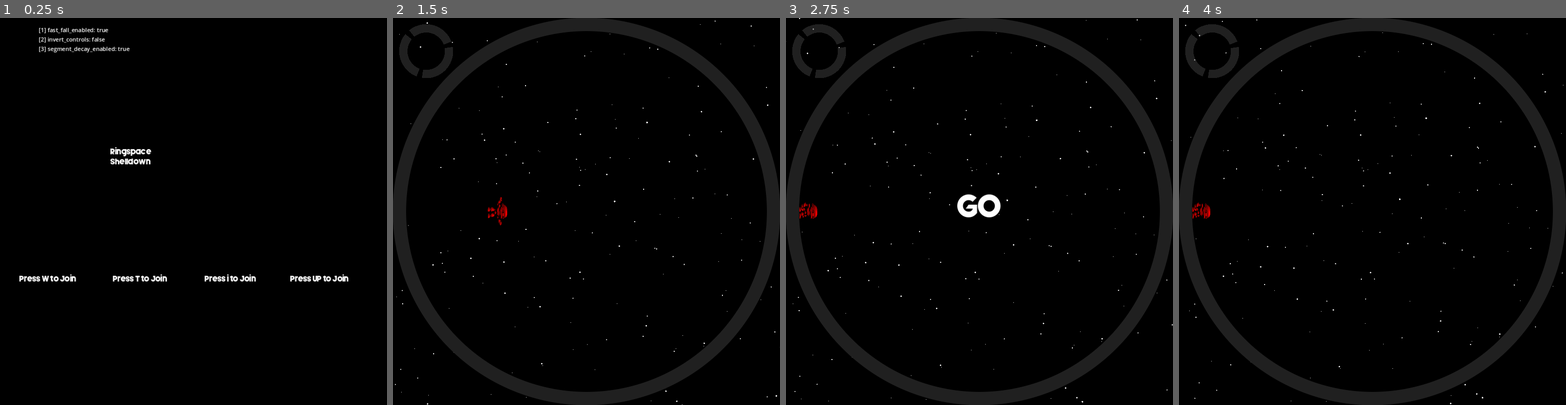
Above: before the commit, frames 1-4 (left to right).
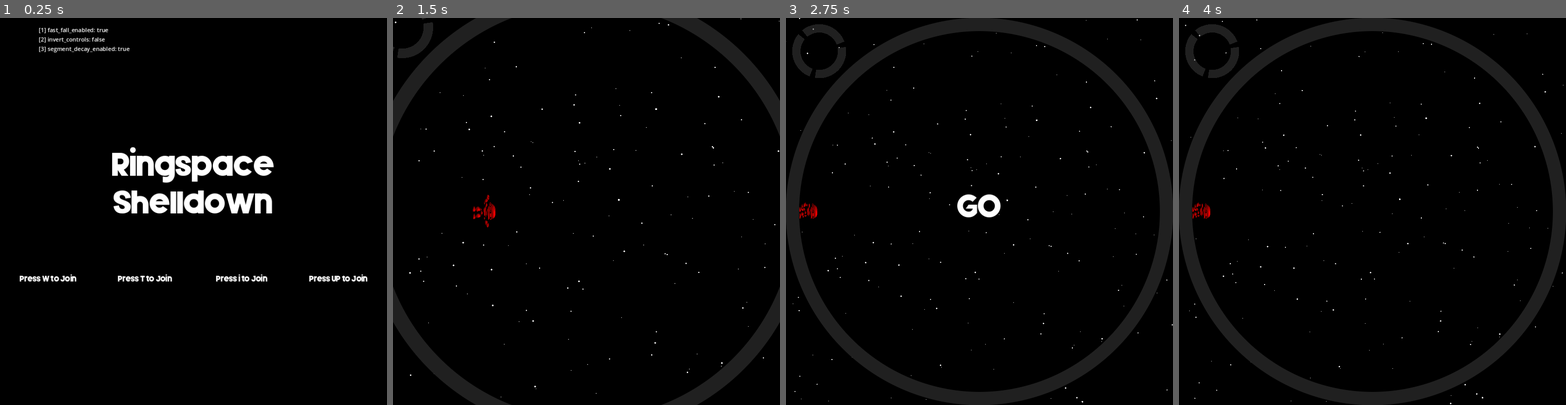
Above: after the commit, the same moments.

Repository: hwacha/ringspace_shelldown
Game: Godot game, scene res://scenes/opening_screen.tscn
The game is run twice, just before and just after one commit, with the same random seed, the same clock (stepped at 60 frames per second) and the same inputs.
Inputs:
- Up to frame 1 (0.25 s): no input
- Up to frame 2 (1.5 s): tap W at 0.5 s; tap Enter (ui_accept) at 0.6, 0.77, 1.07, 1.35 s
- Up to frame 3 (2.75 s): tap Enter (ui_accept) at 1.52, 1.82, 2.1 s
- Up to frame 4 (4 s): tap Enter (ui_accept) at 2.85, 3.02, 3.32, 3.6, 3.77 s

The runs differ from the first frame. In frame 1, 4.2% of the frame differs, in the area x 5-95%, y 33-69%; in frame 2, 17%, in the area x 0-100%, y 0-100%; in frame 3, less than 0.1%; in frame 4, nothing differs.

Commit message:
fix opening screen text alignment

Diff:
--- a/scenes/main.tscn
+++ b/scenes/main.tscn
@@ -20,7 +20,7 @@
 tracks/0/interp = 1
 tracks/0/loop_wrap = true
 tracks/0/keys = {
-"times": PackedFloat32Array(0, 0.8),
+"times": PackedFloat32Array(0, 1),
 "transitions": PackedFloat32Array(1, 1),
 "update": 0,
 "values": [Vector2(2, 2), Vector2(1, 1)]
--- a/scenes/opening_screen.tscn
+++ b/scenes/opening_screen.tscn
@@ -14,6 +14,14 @@
 cache/0/16/0/underline_thickness = 0.0
 cache/0/16/0/scale = 1.0
 cache/0/16/0/kerning_overrides/16/0 = Vector2(0, 0)
+cache/0/16/0/kerning_overrides/64/0 = Vector2(0, 0)
+cache/0/64/0/ascent = 0.0
+cache/0/64/0/descent = 0.0
+cache/0/64/0/underline_position = 0.0
+cache/0/64/0/underline_thickness = 0.0
+cache/0/64/0/scale = 1.0
+cache/0/64/0/kerning_overrides/16/0 = Vector2(0, 0)
+cache/0/64/0/kerning_overrides/64/0 = Vector2(0, 0)
 
 [sub_resource type="FontFile" id="2"]
 fallbacks = Array[Font]([ExtResource("3")])
@@ -43,103 +51,118 @@
 color = Color(0, 0, 0, 1)
 
 [node name="Title" type="RichTextLabel" parent="."]
-layout_mode = 0
-anchor_left = 0.285
+layout_mode = 1
+anchors_preset = -1
 anchor_top = 0.333
-anchor_right = 0.715
-anchor_bottom = 0.639
+anchor_right = 1.0
+anchor_bottom = 1.0
 theme_override_fonts/normal_font = SubResource("1")
-text = "Ringspace
-Shelldown"
+theme_override_font_sizes/normal_font_size = 64
+bbcode_enabled = true
+text = "[center]Ringspace
+Shelldown[/center]"
 scroll_active = false
 
 [node name="P1Unregistered" type="RichTextLabel" parent="."]
-layout_mode = 0
-anchor_left = 0.05
+layout_mode = 1
+anchors_preset = -1
 anchor_top = 0.662
-anchor_right = 0.3
+anchor_right = 0.25
 anchor_bottom = 0.722
 theme_override_fonts/normal_font = SubResource("2")
-text = "Press W to Join"
+bbcode_enabled = true
+text = "[center]Press W to Join[/center]"
 scroll_active = false
 
 [node name="P1Registered" type="RichTextLabel" parent="."]
 visible = false
 modulate = Color(1, 0, 0, 1)
-layout_mode = 0
-anchor_left = 0.05
+layout_mode = 1
+anchors_preset = -1
 anchor_top = 0.662
-anchor_right = 0.3
+anchor_right = 0.25
 anchor_bottom = 0.722
 theme_override_fonts/normal_font = SubResource("2")
-text = "Red Joined"
+bbcode_enabled = true
+text = "[center]Red Joined[/center]"
 scroll_active = false
 
 [node name="P2Unregistered" type="RichTextLabel" parent="."]
-layout_mode = 0
-anchor_left = 0.292
+layout_mode = 1
+anchors_preset = -1
+anchor_left = 0.25
 anchor_top = 0.662
 anchor_right = 0.5
 anchor_bottom = 0.722
 theme_override_fonts/normal_font = SubResource("2")
-text = "Press T to Join"
+bbcode_enabled = true
+text = "[center]Press T to Join[/center]"
 scroll_active = false
 
 [node name="P2Registered" type="RichTextLabel" parent="."]
 visible = false
 modulate = Color(0, 0.5, 1, 1)
-layout_mode = 0
-anchor_left = 0.275
+layout_mode = 1
+anchors_preset = -1
+anchor_left = 0.25
 anchor_top = 0.662
 anchor_right = 0.5
 anchor_bottom = 0.773
 theme_override_fonts/normal_font = SubResource("2")
-text = "Blue Joined
-"
+bbcode_enabled = true
+text = "[center]Blue Joined[/center]"
 scroll_active = false
 
 [node name="P3Unregistered" type="RichTextLabel" parent="."]
-layout_mode = 0
-anchor_left = 0.529
+layout_mode = 1
+anchors_preset = -1
+anchor_left = 0.5
 anchor_top = 0.662
-anchor_right = 0.8
+anchor_right = 0.75
 anchor_bottom = 0.722
 theme_override_fonts/normal_font = SubResource("2")
-text = "Press i to Join"
+bbcode_enabled = true
+text = "[center]Press i to Join[/center]"
 scroll_active = false
 
 [node name="P3Registered" type="RichTextLabel" parent="."]
 visible = false
 modulate = Color(0, 1, 0.180392, 1)
-layout_mode = 0
+layout_mode = 1
+anchors_preset = -1
 anchor_left = 0.5
 anchor_top = 0.662
-anchor_right = 0.8
+anchor_right = 0.75
 anchor_bottom = 0.722
 theme_override_fonts/normal_font = SubResource("2")
-text = "Green Joined"
+bbcode_enabled = true
+text = "[center]Green Joined[/center]"
 scroll_active = false
 
 [node name="P4Unregistered" type="RichTextLabel" parent="."]
-layout_mode = 0
+layout_mode = 1
+anchors_preset = -1
 anchor_left = 0.75
 anchor_top = 0.662
 anchor_right = 1.0
 anchor_bottom = 0.722
 theme_override_fonts/normal_font = SubResource("2")
-text = "Press UP to Join"
+bbcode_enabled = true
+text = "[center]Press UP to Join[/center]"
 scroll_active = false
 
 [node name="P4Registered" type="RichTextLabel" parent="."]
 visible = false
 modulate = Color(1, 0.960784, 0, 1)
-layout_mode = 0
+layout_mode = 1
+anchors_preset = -1
 anchor_left = 0.75
 anchor_top = 0.662
 anchor_right = 1.0
 anchor_bottom = 0.722
 theme_override_fonts/normal_font = SubResource("2")
-text = "Yellow Joined"
+bbcode_enabled = true
+text = "[center]Yellow Joined[/center]"
 scroll_active = false
 
 [node name="Settings" type="Label" parent="."]
--- a/scripts/Player.gd
+++ b/scripts/Player.gd
@@ -124,7 +124,6 @@
 	fast_falling = new_fast_falling
 
 func _on_HurtBox_area_entered(hitbox):
-	print("hit!")
 	var hitter = hitbox.get_parent()
 	if self.dead or hitter.dead:
 		return
